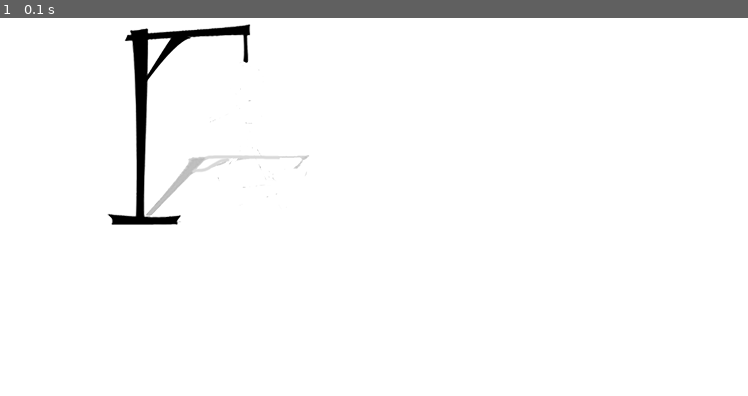
Above: before the commit, frame 1.
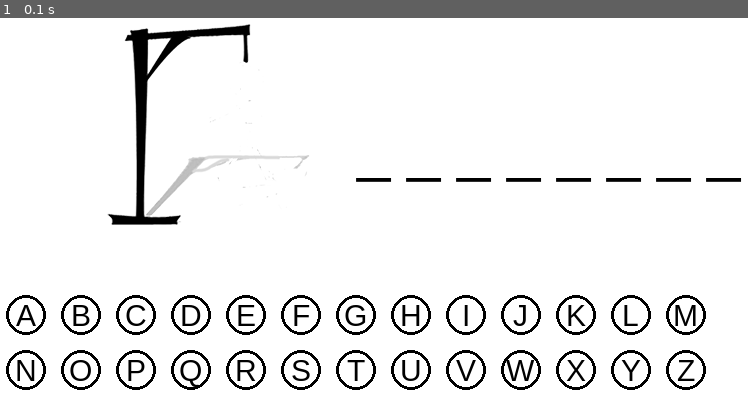
Above: after the commit, the same moment.

Repository: Subramanian1107/PythonProjects
Game: pygame game, started from Hangman/hangmanPygame.py
Same seed, same stepped clock (60 frames per second), same inputs: the game is played once before the commit and once after it.
Inputs:
- Up to frame 1 (0.1 s): no input

The runs differ from the first frame. In frame 1, 5.0% of the frame differs, in the area x 0-100%, y 42-99%.

Commit message:
updatedLogic for word

Diff:
--- a/Hangman/hangmanPygame.py
+++ b/Hangman/hangmanPygame.py
@@ -1,4 +1,6 @@
 import pygame
+import random
+import math
 # set up display
 pygame.init()
 WIDTH,HEIGHT = 800,500
@@ -11,21 +13,85 @@
     images.append(image)
 # set game variables
 hangman_status = 0
+with open("wordList.txt", 'r') as f:
+    words = f.readlines()
+word = random.choice(words)[:-1]
+word = word.upper()
+guesses = []
 # color variables
 WHITE = (255,255,255)
+BLACK = (0,0,0)
+# button variables
+RADIUS = 20
+GAP = 15
+letters = []
+startx = round((WIDTH-(2*RADIUS+GAP)*12)/2)   #
+starty = 400
+for i in range(26):
+    x = startx + (RADIUS*2+GAP)*(i%13)
+    y = starty + ((i//13)*(GAP+RADIUS*2))
+    letters.append([x,y,chr(65+i),True])
+
+# font
+LETTER_FONT = pygame.font.SysFont('Arial',30)
+WORD_FONT = pygame.font.SysFont('Arial',60)
+def draw():
+    screen.fill(WHITE) # fill display by a color
+    screen.blit(images[hangman_status],(150,100)) # draw image
+    display_word = ""
+    for letter in word:
+        if letter not in guesses:
+            display_word+= "_ "
+        else:
+            display_word+= letter+" "
+    text = WORD_FONT.render(display_word,1,BLACK)
+    screen.blit(text,(400,200))
+    # draw buttons
+    for letter in letters:
+        x,y,ltr,visible = letter
+        if visible:
+            pygame.draw.circle(screen,BLACK,(x,y),RADIUS,3)
+            text = LETTER_FONT.render(ltr,1,BLACK)
+            screen.blit(text,(x-text.get_width()/2,y-text.get_height()/2))
+    pygame.display.flip()
 # setup game loop
 FPS = 60
 clock = pygame.time.Clock()
 running = True
 while running:
     clock.tick(FPS)
-    screen.fill(WHITE) # fill display by a color
-    screen.blit(images[hangman_status],(150,100)) # draw image
-    pygame.display.flip()
+
+    draw()
     # Checking for events like keyboard interrupts, mouse clicks etc.
     # Coordinate system in pygame - increase x move right, increase y move down
     for event in pygame.event.get():
         if event.type == pygame.QUIT:
             running = False
+        if event.type == pygame.MOUSEBUTTONDOWN:
+            mx,my = pygame.mouse.get_pos()
+            for letter in letters:
+                x,y,ltr,visible = letter
+                if visible:
+                    distance = math.sqrt((x-mx)**2 + (y-my)**2)
+                    if distance < RADIUS:
+                        letter[3] = False
+                        guesses.append(ltr)
+                        if ltr not in word:
+                            hangman_status+=1
+    done = True
+    for letter in word:
+        if letter not in guesses:
+            done = False
+
+    if(done == True):
+        print("Win")
+        text = WORD_FONT.render("You Won!",1,BLACK)
+        screen.blit(text,((WIDTH-text.get_width())/2,(HEIGHT-text.get_height())/2))
+        pygame.display.update()
+        pygame.time.delay(3000)
+        break
+    if(hangman_status == 6):
+        print("Loss")
+        break
 
 pygame.quit()
